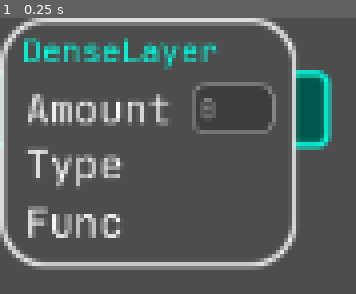
Above: before the commit, frame 1.
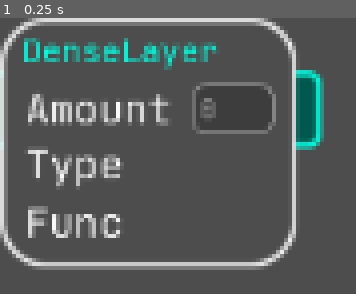
Above: after the commit, the same moment.

Repository: hex358/neuralese-builder
Game: Godot game, scene res://scenes/neuron.tscn
Same seed, same stepped clock (60 frames per second), same inputs: the game is played once before the commit and once after it. This scene is started directly instead of the project's main scene.
Inputs:
- Up to frame 1 (0.25 s): no input

The runs differ from the first frame. In frame 1, 1.3% of the frame differs, in the area x 87-94%, y 18-48%.
Error before the commit: Cannot call method 'get_children' on a null value. (res://scripts/graph_manager.gd:260)
Error after the commit: Cannot call method 'get_children' on a null value. (res://scripts/graph_manager.gd:261)

Commit message:
.

Diff:
--- a/resources/add_button.tres
+++ b/resources/add_button.tres
@@ -9,6 +9,8 @@
 shader_parameter/color_mult = Color(1, 1, 1, 1)
 shader_parameter/corner_radius = 16.874
 shader_parameter/blurred_background = true
-shader_parameter/outline_width = 2.0
+shader_parameter/outline_width = 1.3
 shader_parameter/mult = 1.5
 shader_parameter/blur_level = 4.48
+shader_parameter/gaussian_mix = 1.0
+shader_parameter/gaussian_step = 1.0
--- a/resources/context_menu.tres
+++ b/resources/context_menu.tres
@@ -9,6 +9,8 @@
 shader_parameter/color_mult = Color(0.91, 0.91, 0.91, 1)
 shader_parameter/corner_radius = 17.833
 shader_parameter/blurred_background = true
-shader_parameter/outline_width = 1.5
+shader_parameter/outline_width = 1.3
 shader_parameter/mult = 1.7
 shader_parameter/blur_level = 2.766
+shader_parameter/gaussian_mix = 1.0
+shader_parameter/gaussian_step = 1.0
--- a/resources/panels_mat.tres
+++ b/resources/panels_mat.tres
@@ -11,4 +11,6 @@
 shader_parameter/blurred_background = true
 shader_parameter/outline_width = 0.0
 shader_parameter/mult = 1.5
-shader_parameter/blur_level = 6.497
+shader_parameter/blur_level = 4.474
+shader_parameter/gaussian_mix = 1.0
+shader_parameter/gaussian_step = 4.0
--- a/scenes/BaseBComponent.tscn
+++ b/scenes/BaseBComponent.tscn
@@ -14,7 +14,6 @@
 offset_bottom = 50.0
 script = ExtResource("2_b3f76")
 base_size = Vector2(200, 50)
-size_add = null
 max_size = 190
 config = ExtResource("3_ei1qp")
 
--- a/scenes/fg.tscn
+++ b/scenes/fg.tscn
@@ -31,6 +31,8 @@
 shader_parameter/outline_width = 1.688
 shader_parameter/mult = 1.5
 shader_parameter/blur_level = 5.07
+shader_parameter/gaussian_mix = 1.0
+shader_parameter/gaussian_step = 1.0
 
 [sub_resource type="Resource" id="Resource_thedb"]
 script = ExtResource("10_5i506")
@@ -150,7 +152,6 @@
 offset_bottom = 262.0
 button_type = 2
 top = true
-size_add = 0.0
 mouse_open = false
 
 [node name="ColorRect2" parent="submenu/ColorRect2" instance=ExtResource("4_5k5he")]
@@ -169,5 +170,4 @@
 text = "Add"
 base_size = Vector2(71, 42)
 alignment = Vector2(0.5, 0.5)
-size_add = 0.0
 config = SubResource("Resource_thedb")
--- a/scenes/io_graph.tscn
+++ b/scenes/io_graph.tscn
@@ -71,9 +71,9 @@
 instance_shader_parameters/outline_color = Color(0.501961, 0.501961, 0.501961, 0.490196)
 instance_shader_parameters/tuning = Color(0.5, 0.5, 0.5, 0.490196)
 layout_mode = 0
-offset_left = 3.0
+offset_left = 5.0
 offset_top = 12.0
-offset_right = 162.0
+offset_right = 160.0
 offset_bottom = 39.0
 
 [node name="o" parent="connection" index="1" instance=ExtResource("2_rxypt")]
@@ -87,6 +87,7 @@
 area_paddings = Vector4(20, 5, 20, 5)
 origin_offset = Vector2(3, 0)
 unpadded_area = Vector4(0, 0, 20, 0)
+gradient_color = Color(0, 1, 0.717647, 1)
 
 [node name="Label" type="Label" parent="connection" index="2"]
 z_index = 1
@@ -133,7 +134,6 @@
 text = "Add +"
 base_size = Vector2(88, 42)
 alignment = Vector2(0.5, 0.5)
-size_add = 0.0
 config = SubResource("Resource_jeojw")
 graph = NodePath("../..")
 
@@ -145,7 +145,7 @@
 offset_top = -75.0
 offset_right = 11.0
 offset_bottom = -54.0
-color = Color(0.965, 1, 0.58, 1)
+color = Color(1, 0.992667, 0.78, 1)
 keyword = &"router"
 connection_type = 0
 area_paddings = Vector4(16, 16, 16, 16)
@@ -153,6 +153,6 @@
 dir_vector = Vector2(0, -1)
 parent_graph = NodePath("..")
 conn_count_keyword = "router"
-gradient_color = Color(0.964706, 1, 0.580392, 1)
+gradient_color = Color(1, 0.992157, 0.780392, 1)
 
 [connection signal="pressed" from="input/ColorRect2" to="." method="_on_color_rect_2_pressed"]
--- a/scenes/menus.tscn
+++ b/scenes/menus.tscn
@@ -63,7 +63,6 @@
 text = "Input"
 base_size = Vector2(219, 41)
 alignment = Vector2(0.5, 0.5)
-size_add = 0.0
 config = ExtResource("5_0ypn7")
 
 [node name="2" parent="add_graph" instance=ExtResource("2_rnbi1")]
@@ -83,7 +82,6 @@
 text = "NeuronLayer"
 base_size = Vector2(219, 41)
 alignment = Vector2(0.5, 0.5)
-size_add = 0.0
 config = ExtResource("5_0ypn7")
 
 [node name="1" parent="add_graph" instance=ExtResource("2_rnbi1")]
@@ -103,7 +101,6 @@
 text = "Output"
 base_size = Vector2(219, 41)
 alignment = Vector2(0.5, 0.5)
-size_add = 0.0
 config = ExtResource("5_0ypn7")
 
 [node name="detatch" parent="." instance=ExtResource("2_rnbi1")]
@@ -122,7 +119,6 @@
 text_alignment = Vector2(-1, 0)
 text_offset = Vector2(15, 0)
 base_size = Vector2(169, 50)
-size_add = 0.0
 scale_anim = true
 mouse_open = false
 menu_name = &"detatch"
@@ -146,7 +142,6 @@
 text = "Hello!!"
 base_size = Vector2(236, 41)
 alignment = Vector2(0.5, 0.5)
-size_add = 0.0
 mouse_open = false
 config = SubResource("Resource_77dp3")
 
@@ -168,7 +163,6 @@
 placeholder = true
 text = "Edit node  .."
 base_size = Vector2(184, 46)
-size_add = 0.0
 expanded_size = 240
 scale_anim = true
 mouse_open = false
@@ -192,7 +186,6 @@
 text = "Neuron"
 base_size = Vector2(219, 41)
 alignment = Vector2(0.5, 0.5)
-size_add = 0.0
 config = ExtResource("5_0ypn7")
 
 [node name="delete_i" parent="." instance=ExtResource("2_rnbi1")]
@@ -209,7 +202,6 @@
 text_alignment = Vector2(-1, 0)
 text_offset = Vector2(17, 0)
 base_size = Vector2(159, 46)
-size_add = 0.0
 expanded_size = 96
 scale_anim = true
 mouse_open = false
@@ -233,6 +225,5 @@
 text = "Delete"
 base_size = Vector2(101, 41)
 alignment = Vector2(0.5, 0.5)
-size_add = 0.0
 mouse_open = false
 config = SubResource("Resource_77dp3")
--- a/scenes/neuron.tscn
+++ b/scenes/neuron.tscn
@@ -9,7 +9,7 @@
 [ext_resource type="PackedScene" uid="uid://cbe74hclhjp0e" path="res://scenes/validate.tscn" id="6_u3r6r"]
 [ext_resource type="Script" uid="uid://b0wh6bvd6pdc5" path="res://scripts/validate_number.gd" id="8_g8jnw"]
 
-[node name="Base" node_paths=PackedStringArray("unit", "line_edit") instance=ExtResource("1_mms1l")]
+[node name="neuronlayer" node_paths=PackedStringArray("unit", "line_edit") instance=ExtResource("1_mms1l")]
 script = ExtResource("2_u856i")
 bottom_attached = false
 unit = NodePath("unit")
@@ -20,9 +20,9 @@
 
 [node name="i" parent="." index="0" node_paths=PackedStringArray("parent_graph") instance=ExtResource("3_j2aws")]
 layout_mode = 0
-offset_left = -67.0
+offset_left = -65.0
 offset_top = -30.0
-offset_right = -51.0
+offset_right = -49.0
 offset_bottom = -2.0
 color = Color(0, 1, 0.883333, 1)
 connection_type = 0
@@ -35,9 +35,9 @@
 
 [node name="o" parent="." index="1" node_paths=PackedStringArray("parent_graph") instance=ExtResource("3_j2aws")]
 layout_mode = 0
-offset_left = 47.0
+offset_left = 44.0
 offset_top = -30.0
-offset_right = 63.0
+offset_right = 60.0
 offset_bottom = -2.0
 color = Color(0, 1, 0.882353, 1)
 connection_type = 1
--- a/scripts/base_graph.gd
+++ b/scripts/base_graph.gd
@@ -167,6 +167,9 @@
 	graphs.stop_drag(self)
 	if glob._menu_type_occupator in output_key_by_conn:
 		glob.reset_menu_type(glob._menu_type_occupator, "detatch")
+	if glob.is_occupied(self, "conn_active"):
+		glob.un_occupy(glob.occ_layers["conn_active"], "conn_active")
+		#hold_for_frame()
 	#for i in graphs.conns_active:
 		#if i in output_key_by_conn:
 		#	glob.un_occupy(i, "conn_active")
@@ -202,7 +205,13 @@
 	else:
 		glob.reset_menu_type(self, &"edit_graph")
 		glob.un_occupy(self, &"graph")
-	#print(glob.is_occupied(self, &"conn_active"))
+
+	# TODO: remove this crutch
+	var conn_active_layer = glob.occ_layers.get("conn_active")
+	if conn_active_layer:
+		if !conn_active_layer.active_outputs:
+			glob.un_occupy(conn_active_layer, "conn_active")
+
 	if inside and glob.mouse_just_pressed and _can_drag() and (
 		not glob.is_occupied(self, &"menu") and
 		not glob.is_occupied(self, &"graph") and
--- a/scripts/block_component.gd
+++ b/scripts/block_component.gd
@@ -220,6 +220,7 @@
 	_unclamped_expanded_size += floor(child.base_size.y + arrangement_padding.y)
 	expanded_size = _unclamped_expanded_size#min(_unclamped_expanded_size, max_size if max_size else _unclamped_expanded_size)
 	scroll.size.y = max_size-base_size.y-10
+
 	contain(child)
 
 func resize(_size: Vector2) -> void:
@@ -231,6 +232,9 @@
 	scaler.size = size
 	text = text
 	_wrapped_in.custom_minimum_size = _size
+	if button_type == ButtonType.BLOCK_BUTTON or button_type == ButtonType.DROPOUT_MENU:
+		scaler.position = alignment*size
+		position = -alignment*size
 
 var wrapped: bool = false
 func arrange():
--- a/scripts/connection.gd
+++ b/scripts/connection.gd
@@ -95,7 +95,7 @@
 	var spline = active_outputs[id]
 	spline.tied_to = target
 	target.connected[self] = true
-	conn_counts.get_or_add(target.keyword, [0])[0] += 1
+	conn_counts.get_or_add(target.conn_count_keyword, [0])[0] += 1
 	target.inputs[spline] = id
 	target.last_connected = spline
 	spline.update_points(spline.origin.get_origin(), target.get_origin(), dir_vector, target.dir_vector)
@@ -108,7 +108,7 @@
 func detatch_spline(spline: Spline):
 	var other = spline.origin
 	if not other.outputs.has(inputs[spline]): return
-	other.conn_counts.get_or_add(keyword, [1])[0] -= 1
+	other.conn_counts.get_or_add(conn_count_keyword, [1])[0] -= 1
 	other.start_spline(inputs[spline])
 	graphs.remove_edge(spline.origin, spline.tied_to)
 	forget_spline(spline, other)
@@ -136,8 +136,6 @@
 
 func is_suitable(conn: Connection) -> bool:
 	#print(len(outputs))
-	#if conn:
-		#print(conn.connected.has(self))
 	return (conn and conn != self and conn.connection_type == INPUT
 		and not conn.connected.has(self) and (conn.multiple_splines or len(conn.inputs) == 0 or conn.conn_count_keyword == &"router")
 		and (conn_counts.get_or_add(conn.conn_count_keyword, [0])[0] < 1 or multiple_splines or conn.conn_count_keyword == &"router")
@@ -185,6 +183,7 @@
 				glob.hovered_connection = self
 		elif glob.hovered_connection == self:
 			glob.hovered_connection = null
+	#print(glob.hovered_connection)
 
 	#if not inside and not active_outputs:
 		#return
@@ -200,10 +199,11 @@
 		glob.reset_menu_type(self, "detatch")
 
 	var occ = glob.is_occupied(self, "conn_active")
-
-	if connection_type == OUTPUT and inside and not occ and not glob.is_occupied(self, &"menu_inside"):
+	#if connection_type == OUTPUT:
+	#	print(glob.is_occupied(self, &"menu_inside"))
+	if connection_type == OUTPUT and inside and not occ:
 		if mouse_just_pressed:
-			if 1: # TODO: implement router splines
+			if not glob.is_occupied(self, &"menu_inside"): # TODO: implement router splines
 				start_spline(add_spline())
 			#elif !multiple_splines and outputs:
 				#outputs[0].tied_to.detatch_spline(outputs[0])
@@ -235,7 +235,10 @@
 	var suit
 	if active_outputs:
 		suit = is_suitable(glob.hovered_connection)
+		#if glob.hovered_connection:
+			#print(suit)
 		parent_graph.active_output_connections[self] = true
+		parent_graph.hold_for_frame()
 	else:
 		parent_graph.active_output_connections.erase(self)
 	for id in active_outputs:
@@ -253,6 +256,8 @@
 		#print(spline.tied_to)
 		_stylize_spline(spline, suit)
 
+	#if connection_type == OUTPUT and !active_outputs.is_empty():
+		#print(suit)
 	if suit and active_outputs:
 		glob.hovered_connection.hover()
 
--- a/scripts/graph_manager.gd
+++ b/scripts/graph_manager.gd
@@ -245,11 +245,12 @@
 var graph_layers: Dictionary[int, CanvasLayer] = {}
 func _ready():
 	pass
+	#print(await web.send_get("test"))
 
 var pos_cache: Dictionary = {}
 func _process(delta: float) -> void:
-	if Input.is_action_just_pressed("up"):
-		run_request(null)
+	#if Input.is_action_just_pressed("up"):
+		#run_request(null)
 
 	propagate_cycle()
 	gather_cycle()
@@ -284,23 +285,25 @@
 			var padded_inside = (Rect2(graph.rect.global_position-Vector2(50,50),
 			graph.rect.size * graph.rect.scale * graph.scale + 2*Vector2(50,50)).has_point(get_global_mouse_position()))
 			if graph.hold_process or padded_inside or graph.active_output_connections:
-				graph.process_mode = Node.PROCESS_MODE_ALWAYS
+				graph.process_mode = PROCESS_MODE_ALWAYS
 
 				if inside:
 					force_held = true
 					graph.hold_for_frame()
 			else:
-				if graph.process_mode != Node.PROCESS_MODE_DISABLED:
+				if graph.process_mode != PROCESS_MODE_DISABLED:
+					#print("GJKGJ")
 					graph._stopped_processing()
-				graph.process_mode = Node.PROCESS_MODE_DISABLED
+				graph.process_mode = PROCESS_MODE_DISABLED
 			graph.show()
 		else:
 			graph.hide()
-			if graph.process_mode != Node.PROCESS_MODE_DISABLED:
+			if graph.process_mode != PROCESS_MODE_DISABLED:
+			#	print("GJKGJ")
 				graph._stopped_processing()
-			graph.process_mode = Node.PROCESS_MODE_DISABLED
+			graph.process_mode = PROCESS_MODE_DISABLED
 
 		if graph.hold_process and !force_held:
 			graph.hold_process = false
 
-		dc += int(graph.process_mode != Node.PROCESS_MODE_DISABLED)
+		dc += int(graph.process_mode != PROCESS_MODE_DISABLED)
--- a/scripts/web.gd
+++ b/scripts/web.gd
@@ -1,33 +1,58 @@
 extends Node
 
-const api_url: String = "http://localhost:8000/"
+const api_url: String = "http://localhost:8100/"
 
 var _http_request: HTTPRequest
+var _headers: PackedStringArray = PackedStringArray()
 
-func _ready():
+func get_headers() -> PackedStringArray:
+	var os_name = OS.get_name()
+	var os_version = OS.get_version()
+	var godot_version = Engine.get_version_info()
+	var project_name = ProjectSettings.get_setting("application/config/name", "UnnamedProject")
+	var project_version = ProjectSettings.get_setting("application/config/version", "dev")
+
+	var ua_string = "User-Agent: %s/%s Godot/%s.%s.%s-%s (%s %s)" % [
+		project_name,
+		project_version,
+		godot_version.major,
+		godot_version.minor,
+		godot_version.patch,
+		godot_version.status,
+		os_name,
+		os_version
+	]
+
+	return PackedStringArray([ua_string])
+
+func _enter_tree() -> void:
 	_http_request = HTTPRequest.new()
+	_headers = get_headers()
 	add_child(_http_request)
 
-func send_get(page: String, headers: Array = []) -> Dictionary:
-	return await _send_request(page, HTTPClient.METHOD_GET, headers, "")
+func _ready() -> void:
+	pass
 
-func send_post(page: String, data: String, headers: Array = []) -> Dictionary:
-	return await _send_request(page, HTTPClient.METHOD_POST, headers, data)
+func _process(delta: float) -> void:
+	if Input.is_action_just_pressed("ui_accept"):
+		print(await post("test", graphs.get_deltas()))
 
-func _send_request(url: String, method: int, headers: Array, body: String) -> Dictionary:
-	var err = _http_request.request(url, headers, method, body)
-	if err != OK:
-		return {"ok": false, "error": err}
-	url = api_url + url
+func post(page: String, data: Dictionary) -> Dictionary:
+	return await _request(api_url + page, data, HTTPClient.METHOD_POST)
 
-	var result = await _http_request.request_completed
-	var response_code: int = result[1]
-	var response_body: String = result[3].get_string_from_utf8()
-
-	return {
-		"ok": response_code >= 200 and response_code < 300,
-		"status_code": response_code,
-		"text": response_body,
-		"json": func():
-			return JSON.parse_string(response_body)
-	}
+signal res_dict_assigned(dict: Dictionary)
+func _request(address: String, request_body: Dictionary, method: int) -> Dictionary:
+	var request = HTTPRequest.new()
+	request.timeout = 3.0
+	request.use_threads = true
+	add_child(request)
+	var body = JSON.stringify(request_body)
+	request.request(address, _headers, method, body)
+	var res_dict: Dictionary = {}
+	var res_call = func(result: int, response_code: int, headers: PackedStringArray, body: PackedByteArray):
+		res_dict_assigned.emit({
+			"code": response_code,
+			"body": body
+		})
+	request.request_completed.connect(res_call)
+	return (await res_dict_assigned)
--- a/shaders/block.gdshader
+++ b/shaders/block.gdshader
@@ -7,9 +7,10 @@
 
 uniform vec4 mult_tuning: source_color = vec4(1.0);
 instance uniform vec4 tuning: source_color = vec4(1.0);
+uniform vec4 color_mult: source_color = vec4(1.0);
 
-uniform vec4 color_mult: source_color = vec4(1.0);
 #include "res://shaders/smooth_extents.gdshaderinc"
+
 global uniform float _view_scale = 1.0;
 instance uniform float corner_radius_add = 0.0;
 instance uniform float corner_width_add = 0.0;
@@ -18,8 +19,13 @@
 uniform float outline_width: hint_range(0.0, 50.0) = 0.0;
 uniform float mult = 2.0;
 instance uniform vec4 outline_color: source_color = vec4(1.0);
-uniform float blur_level: hint_range(0.0, 7.0) = 2.5;
 
+// === Blur controls ===
+uniform float blur_level: hint_range(0.0, 7.0) = 2.5;      // исходный LOD
+uniform float gaussian_mix: hint_range(0.0, 1.0) = 1.0;     // 0=Lod only, 1=Gauss over LOD
+uniform float gaussian_step: hint_range(0.0, 4.0) = 1.0;    // множитель шага в пикселях экрана
+
+// Экранная текстура с мипами
 uniform sampler2D screen: hint_screen_texture, filter_linear_mipmap;
 
 varying vec2 view_scale;
@@ -34,33 +40,75 @@
 	vert_scale = vec2(length(MODEL_MATRIX[0].xy), length(MODEL_MATRIX[1].xy));
 }
 
+// 9-tap Gaussian approx (binomial 3×3): веса [1 2 1; 2 4 2; 1 2 1]/16
+bool in_bounds(vec2 uv) {
+	return uv.x >= 0.0 && uv.x <= 1.0 && uv.y >= 0.0 && uv.y <= 1.0;
+}
+
+vec4 sample_screen_safe(vec2 uv, float lod) {
+	vec4 cont = textureLod(screen, uv, lod);
+	return in_bounds(uv) ? cont : vec4(cont.rgb, 0.0);
+}
+
+// 9-tap Gaussian approx (binomial 3×3) with OOB -> a=0
+vec4 gaussian9_mip(vec2 uv, float lod, vec2 step_px) {
+	vec2 sx = vec2(step_px.x, 0.0);
+	vec2 sy = vec2(0.0, step_px.y);
+
+	vec4 c  = sample_screen_safe(uv, lod) * 4.0;
+
+	vec4 ax = sample_screen_safe(uv - sx, lod) * 2.0
+	        + sample_screen_safe(uv + sx, lod) * 2.0;
+
+	vec4 ay = sample_screen_safe(uv - sy, lod) * 2.0
+	        + sample_screen_safe(uv + sy, lod) * 2.0;
+
+	vec4 d  = sample_screen_safe(uv + sx + sy, lod)
+	        + sample_screen_safe(uv + sx - sy, lod)
+	        + sample_screen_safe(uv - sx + sy, lod)
+	        + sample_screen_safe(uv - sx - sy, lod);
+
+	return (c + ax + ay + d) / 16.0;
+}
+
 void fragment() {
+	// Локальные размеры и SDF
 	vec2 size_px = vec2(1.0 / dFdx(UV).x, 1.0 / dFdy(UV).y);
 	vec2 half = size_px * 0.5;
 	vec2 p = UV * size_px - half;
 
 	float radius_added = corner_radius_add + corner_radius;
 	float r = radius_added * min(view_scale.x, view_scale.y) * vert_scale.x;
-	float w = (outline_width+corner_width_add) * min(view_scale.x, view_scale.y) * vert_scale.y;
+	float w = (outline_width + corner_width_add) * min(view_scale.x, view_scale.y) * vert_scale.y;
 
 	float sdf;
-	if (false) { // if shape == 1 (triangle) or 2 (rombic) or 3
+	if (false) {
 	} else {
-		// rounded rectangle
 		vec2 q = abs(p) - (half - vec2(r));
 		sdf = length(max(q, vec2(0.0))) + min(max(q.x, q.y), 0.0) - r;
 	}
 
 	float mask = smoothstep(1.0, -1.0, sdf);
 	float ol = smoothstep(w + 1.0, w - 1.0, abs(sdf));
+	if (outline_width + corner_width_add < 0.01) { ol = 0.0; }
 
-	// compute fill color
-
+	// === Блюр задника ===
 	vec4 col;
 	vec4 out_col = outline_color;
-	if (outline_width+corner_width_add < 0.01){ol = 0.0;}
+
 	if (blurred_background) {
-		vec4 bg = textureLod(screen, SCREEN_UV, blur_level*_view_scale)*mult;
+		float lod = blur_level * _view_scale;
+
+		// Размер шага в UV экрана: завязан на реальный пиксель + масштаб от blur_level
+		// SCREEN_PIXEL_SIZE — builtin (1/viewport_size)
+		vec2 step_px = SCREEN_PIXEL_SIZE * max(gaussian_step, 0.0001) * (1.0 + blur_level);
+
+		// Дешёвый путь (только LOD) и «красивый» путь (LOD + Gaussian9)
+		vec4 bg_lod = textureLod(screen, SCREEN_UV, lod);
+		vec4 bg_gauss = gaussian9_mip(SCREEN_UV, lod, step_px);
+
+		vec4 bg = mix(bg_lod, bg_gauss, gaussian_mix) * mult;
+
 		if (ol < 0.999) {
 			col = mix(alpha_blend(bg, tuning * mult_tuning) * color_mult, out_col, ol);
 		} else {
@@ -72,6 +120,5 @@
 
 	col.a *= mask;
 	COLOR = col * modulate;
-
 	COLOR.a *= alphamult(vert);
 }
